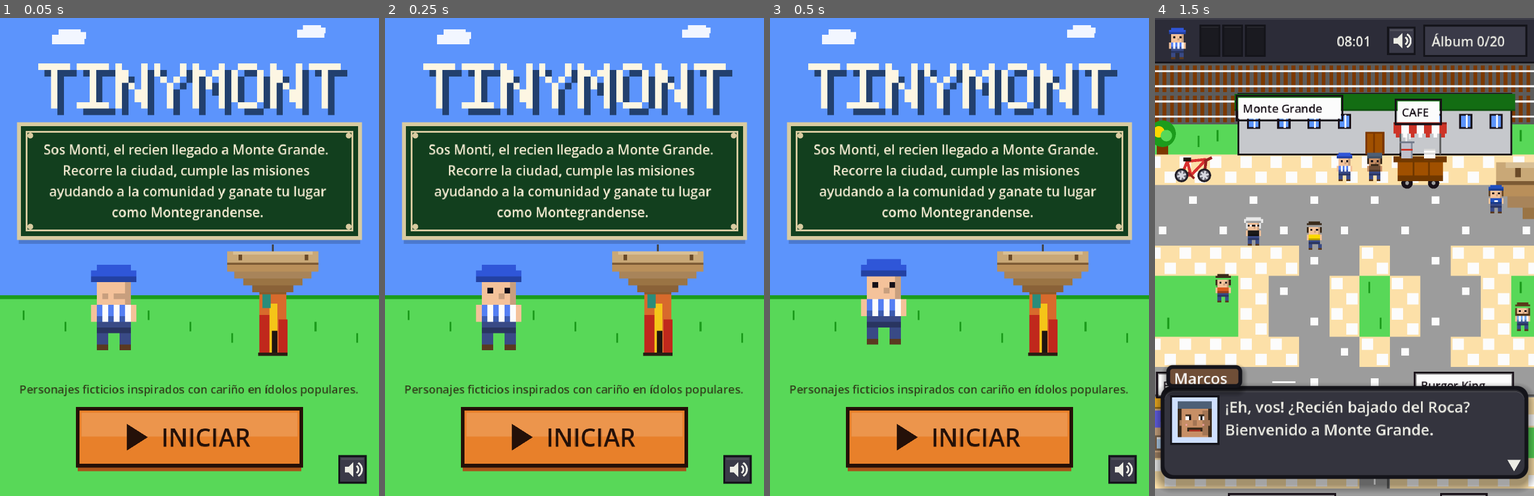
Above: before the commit, frames 1-4 (left to right).
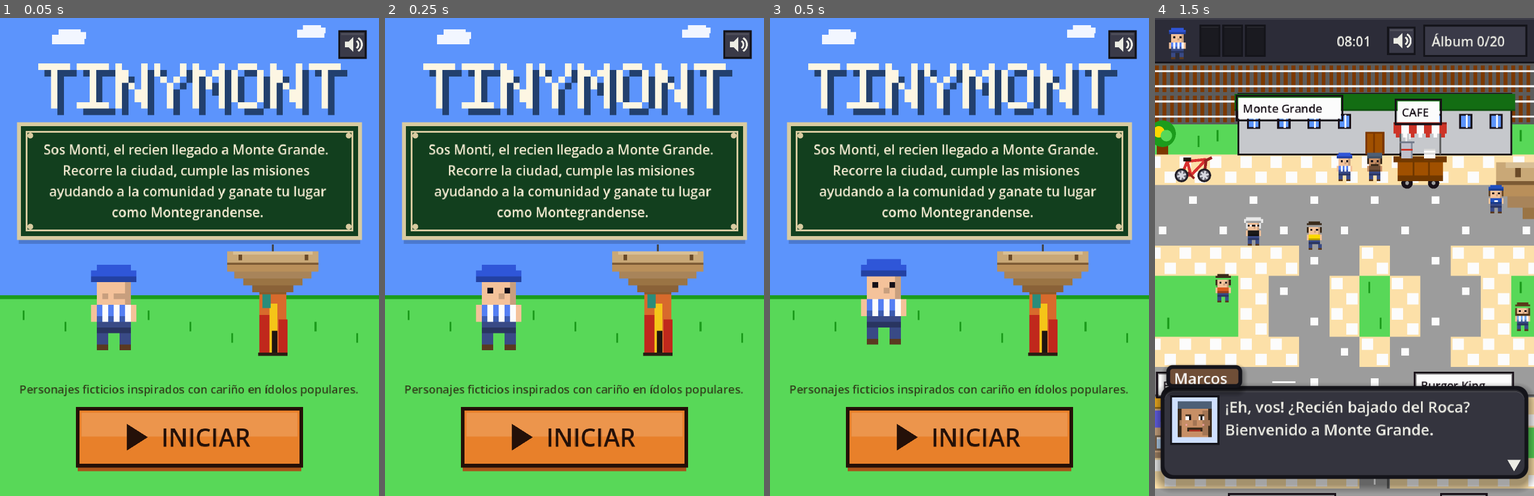
Above: after the commit, the same moments.

Repository: katastudio/TinyMont
Game: Godot game, scene res://scenes/ui/title_screen.tscn
Two runs of this game, one before a commit and one after it. Both use one fixed random seed, a clock stepped at 60 frames per second and the inputs below.
Inputs (mouse positions are in pixels of both pictures, inside the frame that each line leads up to):
- Up to frame 1 (0.05 s): no input
- Up to frame 2 (0.25 s): no input
- Up to frame 3 (0.5 s): no input
- Up to frame 4 (1.5 s): tap Enter at 0.5 s; move the mouse to (1427, 233) at 0.52 s; hold Right (move_right) 0.53-1.25 s; hold Tab (album) 0.53-1.25 s; click (1427, 233) at 0.67 s; tap Space at 0.77 s; drag from (1268, 280) to (1325, 352) at 1.27 s

The runs differ from the first frame. In frame 1, 0.9% of the frame differs, in the area x 89-97%, y 2-98%; in frame 2, 0.9%; in frame 3, 0.9%; in frame 4, nothing differs.

Commit message:
feat: boton NUEVA PARTIDA con la estetica del juego y sonido arriba en el titulo

Diff:
--- a/scripts/ui/title_screen.gd
+++ b/scripts/ui/title_screen.gd
@@ -38,17 +38,18 @@
 	# se muestra un hint y al primer input se reinicia el tema del título.
 	_hint_sonido = OS.has_feature("web")
 	_hay_partida = GameManager.has_save()
-	# Botón de mute abajo a la derecha (mismo widget que el HUD).
+	# Botón de mute (mismo widget que el HUD).
 	var mute := MuteButton.new()
 	add_child(mute)
+	# Arriba a la derecha: abajo quedan los botones CONTINUAR / NUEVA PARTIDA.
 	mute.anchor_left = 1.0
-	mute.anchor_top = 1.0
+	mute.anchor_top = 0.0
 	mute.anchor_right = 1.0
-	mute.anchor_bottom = 1.0
+	mute.anchor_bottom = 0.0
 	mute.offset_left = -22.0
-	mute.offset_top = -22.0
+	mute.offset_top = 6.0
 	mute.offset_right = -6.0
-	mute.offset_bottom = -6.0
+	mute.offset_bottom = 22.0
 
 
 func _process(delta: float) -> void:
@@ -56,10 +57,31 @@
 	queue_redraw()   # anima la respiración de Monti
 
 
+const BTN2 := Color("f2ead1")       # botón secundario: crema (no compite con el naranja)
+const BTN2_DK := Color("b8a880")
+
+
 func _button_rect() -> Rect2:
 	var w := size.x
 	var bw := 140.0 if _hay_partida else 118.0
-	return Rect2((w - bw) / 2.0, size.y - 46.0, bw, 30.0)
+	# Con partida guardada, CONTINUAR sube para dejar lugar a NUEVA PARTIDA debajo.
+	var y := size.y - (70.0 if _hay_partida else 46.0)
+	return Rect2((w - bw) / 2.0, y, bw, 30.0)
+
+
+## Botón secundario NUEVA PARTIDA, centrado debajo del principal.
+func _nueva_rect() -> Rect2:
+	var bw := 112.0
+	return Rect2((size.x - bw) / 2.0, size.y - 32.0, bw, 20.0)
+
+
+## Qué hace un toque en `pos`: "iniciar", "nueva" o "".
+func accion_en(pos: Vector2) -> String:
+	if _button_rect().grow(6).has_point(pos):
+		return "iniciar"
+	if _hay_partida and _nueva_rect().grow(4).has_point(pos):
+		return "nueva"
+	return ""
 
 
 func _draw() -> void:
@@ -117,7 +139,7 @@
 
 	# --- Hint de sonido (solo web, hasta el primer gesto) ---
 	if _hint_sonido and font:
-		draw_string(font, Vector2(0, _button_rect().position.y - 8),
+		draw_string(font, Vector2(0, _button_rect().position.y - 18),
 			"Toca para activar el sonido", HORIZONTAL_ALIGNMENT_CENTER, w, 7,
 			Color(Color("f2ead1"), 0.6))
 
@@ -187,16 +209,31 @@
 	if font:
 		draw_string(font, Vector2(tx + 18, cy + 5), etiqueta, HORIZONTAL_ALIGNMENT_LEFT, -1, 13, INK)
 	if font:
-		draw_string(font, Vector2(0, size.y - 54.0), descargo(), HORIZONTAL_ALIGNMENT_CENTER, size.x, 6, Color(INK, 0.75))
-	if _hay_partida and font:
-		var n := _nueva_rect()
-		var col := INK if not _pressed_nueva else BTN_DK
-		draw_string(font, Vector2(n.position.x, n.position.y + 9), "nueva partida", HORIZONTAL_ALIGNMENT_LEFT, -1, 9, col)
-		draw_line(Vector2(n.position.x, n.position.y + 11), Vector2(n.position.x + n.size.x, n.position.y + 11), col, 1.0)
-
-
-func _nueva_rect() -> Rect2:
-	return Rect2(6.0, size.y - 16.0, 62.0, 12.0)
+		draw_string(font, Vector2(0, r.position.y - 8.0), descargo(), HORIZONTAL_ALIGNMENT_CENTER, size.x, 6, Color(INK, 0.75))
+	if _hay_partida:
+		_draw_boton_nueva(font)
+
+
+## NUEVA PARTIDA: mismo lenguaje que el botón principal (sombra, hundido, brillo, borde
+## de tinta) en crema, con un ícono de reinicio dibujado por código.
+func _draw_boton_nueva(font: Font) -> void:
+	var r := _nueva_rect()
+	var down := 2.0 if _pressed_nueva else 0.0
+	draw_rect(Rect2(r.position.x, r.position.y + 2, r.size.x, r.size.y), BTN2_DK)
+	var body := Rect2(r.position.x, r.position.y + down, r.size.x, r.size.y)
+	draw_rect(body, BTN2.darkened(0.1) if _pressed_nueva else BTN2)
+	draw_rect(Rect2(body.position.x + 2, body.position.y + 2, body.size.x - 4, body.size.y * 0.4), Color(1, 1, 1, 0.35))
+	draw_rect(body, INK, false, 2.0)
+	var etiqueta := "NUEVA PARTIDA"
+	var ancho_texto := font.get_string_size(etiqueta, HORIZONTAL_ALIGNMENT_LEFT, -1, 9).x if font else 70.0
+	var x0 := body.get_center().x - (14.0 + ancho_texto) / 2.0
+	var c := Vector2(x0 + 4.0, body.get_center().y)
+	# Flecha circular de reinicio: arco de 3/4 de vuelta + punta.
+	draw_arc(c, 4.0, -PI * 0.25, PI * 1.25, 10, INK, 1.5)
+	var punta := c + Vector2(cos(-PI * 0.25), sin(-PI * 0.25)) * 4.0
+	draw_colored_polygon(PackedVector2Array([punta + Vector2(-3, -2), punta + Vector2(2, -3), punta + Vector2(1, 2)]), INK)
+	if font:
+		draw_string(font, Vector2(x0 + 14.0, body.get_center().y + 3.0), etiqueta, HORIZONTAL_ALIGNMENT_LEFT, -1, 9, INK)
 
 
 # ==================== INPUT ====================
@@ -209,13 +246,15 @@
 		if event is InputEventMouseButton and event.button_index != MOUSE_BUTTON_LEFT:
 			return
 		if is_press:
-			_pressed = _button_rect().grow(6).has_point(event.position)
-			_pressed_nueva = _hay_partida and _nueva_rect().grow(4).has_point(event.position)
+			var accion := accion_en(event.position)
+			_pressed = accion == "iniciar"
+			_pressed_nueva = accion == "nueva"
 			queue_redraw()
 		else:
-			if _pressed and _button_rect().grow(6).has_point(event.position):
+			var accion := accion_en(event.position)
+			if _pressed and accion == "iniciar":
 				_start()
-			elif _pressed_nueva and _nueva_rect().grow(4).has_point(event.position):
+			elif _pressed_nueva and accion == "nueva":
 				_nueva_partida()
 			_pressed = false
 			_pressed_nueva = false
--- /dev/null
+++ b/tests/test_titulo.gd
@@ -0,0 +1,48 @@
+extends Node
+## Pantalla de título: botones CONTINUAR y NUEVA PARTIDA (mismo estilo, sin superponerse).
+## Correr: godot --headless --path . res://tests/test_titulo.tscn
+
+var _fallas := 0
+
+
+func _check(cond: bool, msg: String) -> void:
+	if cond:
+		print("OK: " + msg)
+	else:
+		_fallas += 1
+		push_error("FALLA: " + msg)
+
+
+func _ready() -> void:
+	GameManager.ruta_guardado = "user://test_titulo.json"
+	var f := FileAccess.open(GameManager.ruta_guardado, FileAccess.WRITE)
+	f.store_string("{}")
+	f.close()
+	var t = load("res://scenes/ui/title_screen.tscn").instantiate()
+	add_child(t)
+	await get_tree().process_frame
+	t.size = Vector2(146, 316)   # tamaño lógico de un teléfono
+	var principal: Rect2 = t._button_rect()
+	var nueva: Rect2 = t._nueva_rect()
+	var pantalla := Rect2(Vector2.ZERO, t.size)
+	_check(t._hay_partida, "con partida guardada hay dos botones")
+	_check(pantalla.encloses(principal) and pantalla.encloses(nueva), "los dos botones entran en la pantalla")
+	_check(not principal.grow(2).intersects(nueva), "los botones no se pisan")
+	_check(nueva.position.y > principal.end.y, "NUEVA PARTIDA va debajo de CONTINUAR")
+	_check(absf(nueva.get_center().x - principal.get_center().x) < 1.0, "los dos botones están centrados")
+	_check(nueva.size.y >= 18.0 and nueva.size.x >= 96.0, "NUEVA PARTIDA es un botón cómodo para el dedo")
+	var mute: Control = t.get_child(0)
+	_check(not Rect2(mute.position, mute.size).intersects(nueva), "no tapa el botón de sonido")
+	_check(t.accion_en(principal.get_center()) == "iniciar", "tocar CONTINUAR inicia")
+	_check(t.accion_en(nueva.get_center()) == "nueva", "tocar NUEVA PARTIDA arranca de cero")
+	_check(t.accion_en(Vector2(2, 2)) == "", "tocar fuera no hace nada")
+	t.queue_free()
+	GameManager.borrar_partida()
+
+	var t2 = load("res://scenes/ui/title_screen.tscn").instantiate()
+	add_child(t2)
+	await get_tree().process_frame
+	t2.size = Vector2(146, 316)
+	_check(not t2._hay_partida and t2.accion_en(t2._nueva_rect().get_center()) != "nueva", "sin partida no hay botón de nueva partida")
+	print("---- fallas: %d ----" % _fallas)
+	get_tree().quit(1 if _fallas > 0 else 0)
--- /dev/null
+++ b/tests/test_titulo.tscn
@@ -0,0 +1,6 @@
+[gd_scene format=3]
+
+[ext_resource type="Script" path="res://tests/test_titulo.gd" id="1"]
+
+[node name="TestTitulo" type="Node"]
+script = ExtResource("1")
Not shown, added: tests/test_fidelidad.gd.uid
